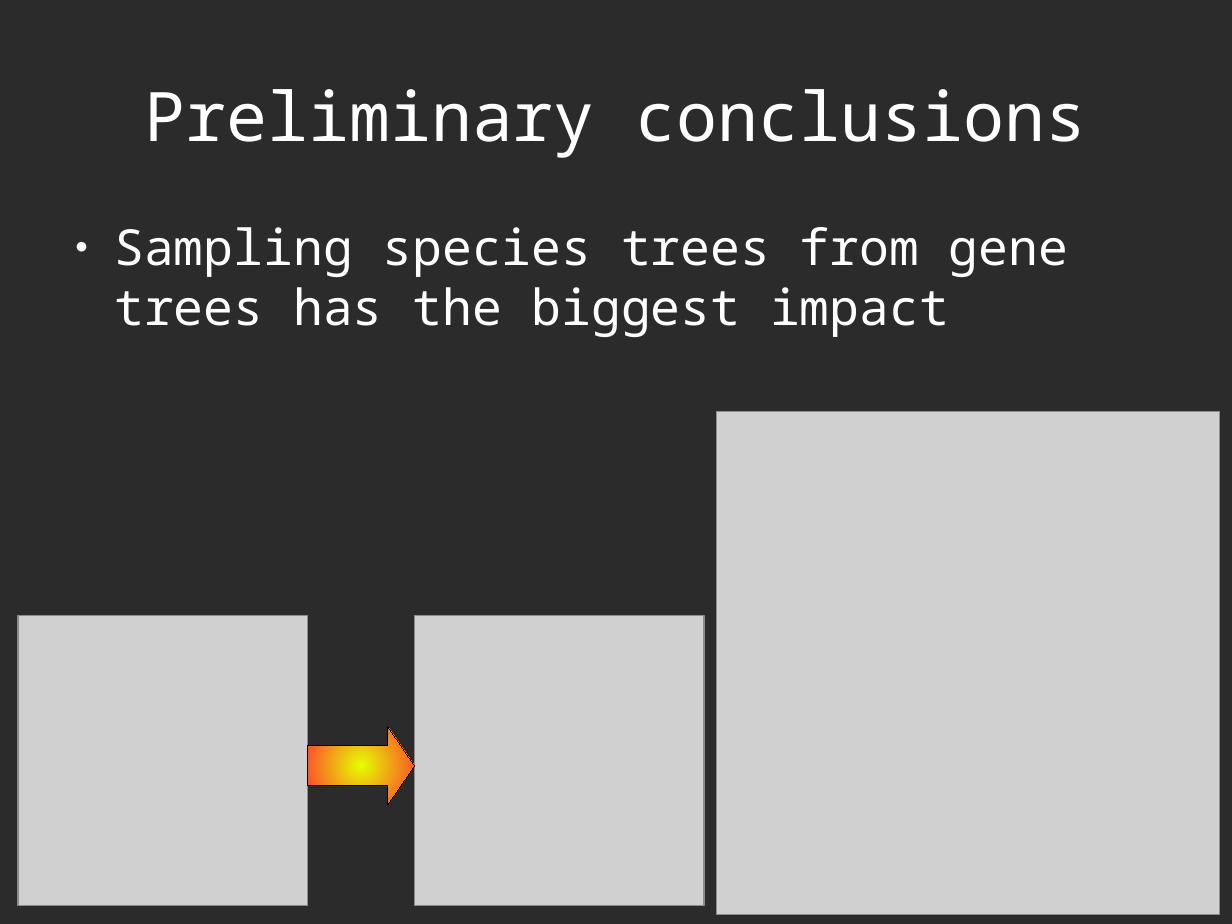
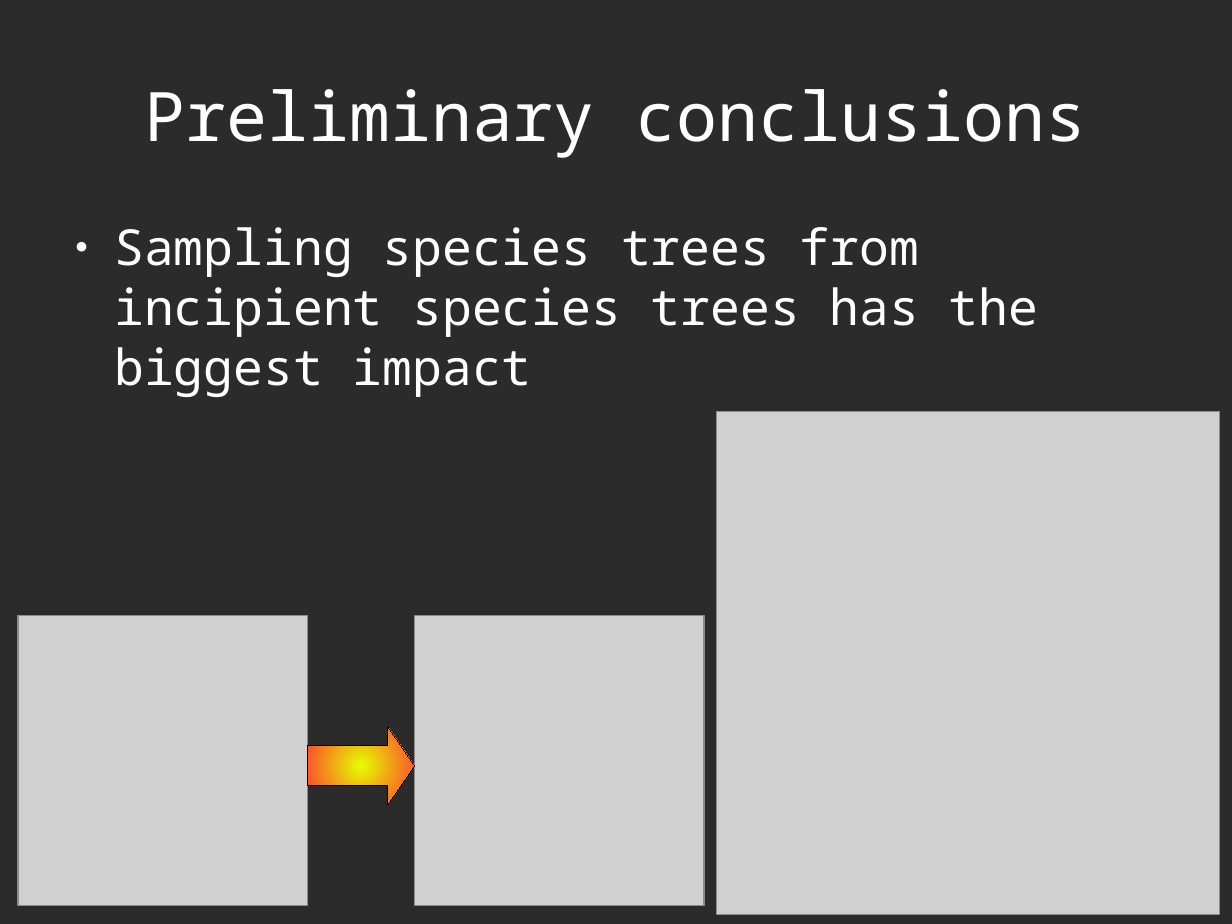
Before and after one commit to richelbilderbeek/Science, a slide deck: slide 13 of Bilderbeek20160203TeceMeeting/20160203TeceMeeting.odp. Drawn at 1232x924 pixels with LibreOffice and Linux fonts; fonts in the diff are those of the drawing; grey boxes stand for pictures; background and template pictures are left out; a plain dark background stands for a picture behind light text. Boxes give left, top, right and bottom in pixels: in the first picture for what was removed or moved away, otherwise in the second. Text is boxed around its words. In the diff, an @@ line names an element or a change of style, - is before the commit and + after.

```diff
--- a/Bilderbeek20160203TeceMeeting/20160203TeceMeeting.odp
+++ b/Bilderbeek20160203TeceMeeting/20160203TeceMeeting.odp
@@ text at bbox=[114, 227, 1038, 397]: text changed @@
-● Sampling species trees from gene trees has the biggest impact
+● Sampling species trees from incipient species trees has the biggest impact
```
Also in this commit, not shown: 4 other slides changed, 1 other file.
